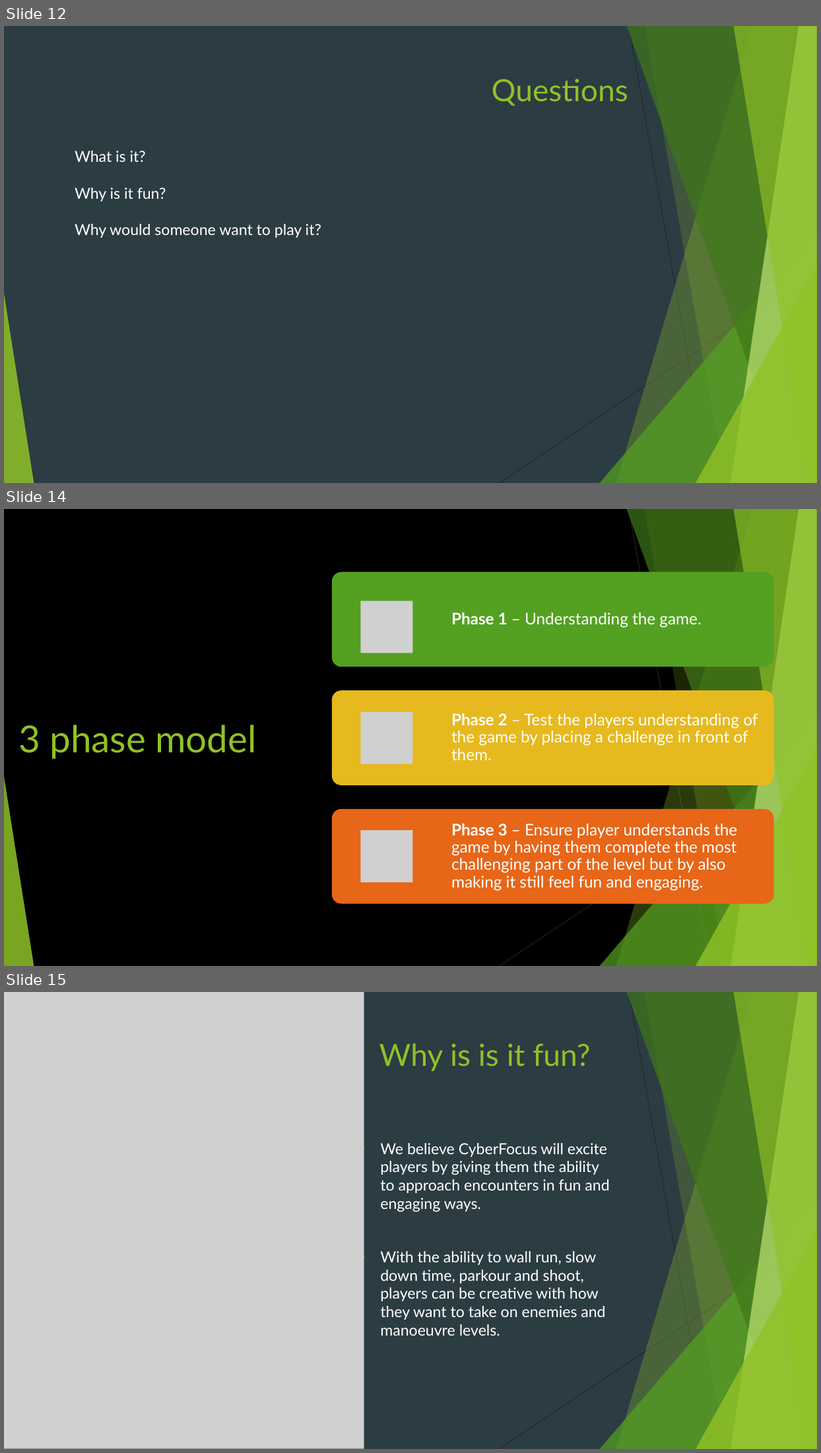
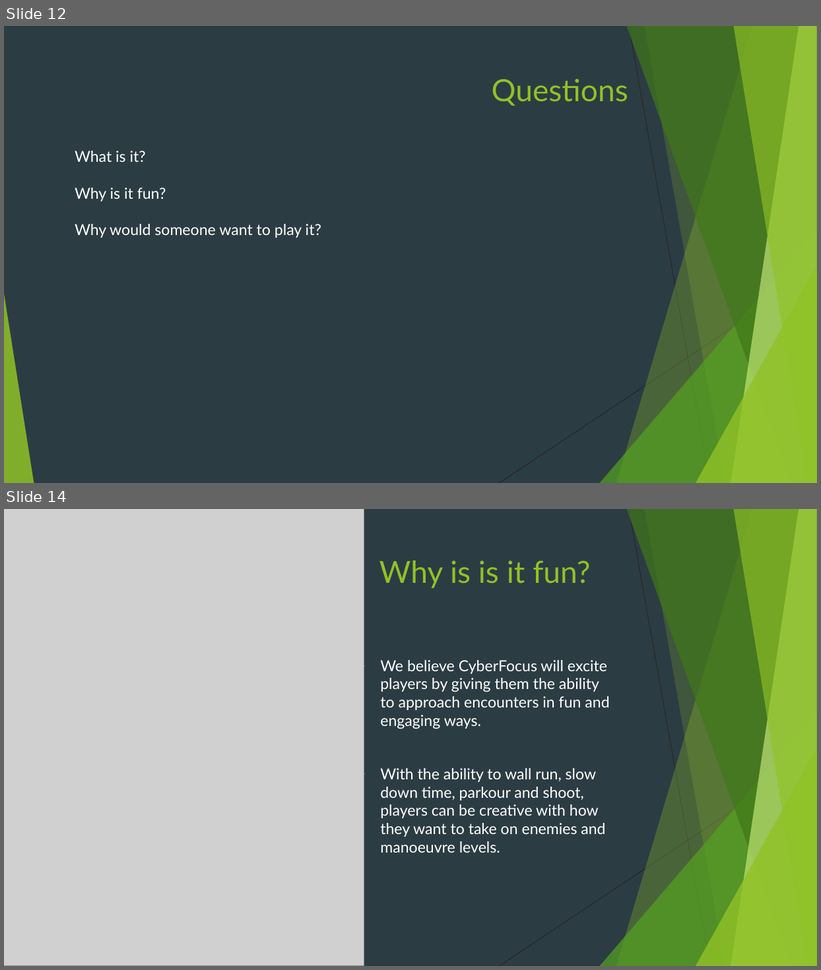
Before and after one commit to Pilokio/Tranzfuser, a slide deck: Virtual Pitch Presentation/Pitch.pptx. Shown one above the other, each under a label of ours: slides 12, 14 and 15 before the commit, slides 12 and 14 after it; the slides between them are not shown. The pictures are 821x1453 and 821x970 pixels, drawn with LibreOffice and Linux fonts; fonts in the diff are those of the drawing; grey boxes stand for pictures. Boxes give left, top, right and bottom in pixels: in the first picture for what was removed or moved away, otherwise in the second. Text is boxed around its words. In the diff, an @@ line names an element or a change of style, - is before the commit and + after.

```diff
--- a/Virtual Pitch Presentation/Pitch.pptx
+++ b/Virtual Pitch Presentation/Pitch.pptx
@@ slide 14 removed at [4,509,817,966], background #000000; not listed: 10 template elements that a slide beside it also shows @@
@@ title removed at [19,725,256,759] @@
-3 phase model
@@ group removed at [332,572,774,904]: 3 rounded rectangles, 3 pictures, 3 texts @@
-Phase 1 – Understanding the game.
-Phase 2 – Test the players understanding of the game by placing a challenge in front of them.
-Phase 3 – Ensure player understands the game by having them complete the most challenging part of the level but by also making it still feel fun and engaging.
@@ what was slide 15 is now slide 14 @@
```
Also in this commit, not shown: 5 slides changed, 2 slides added, 1 other file.
